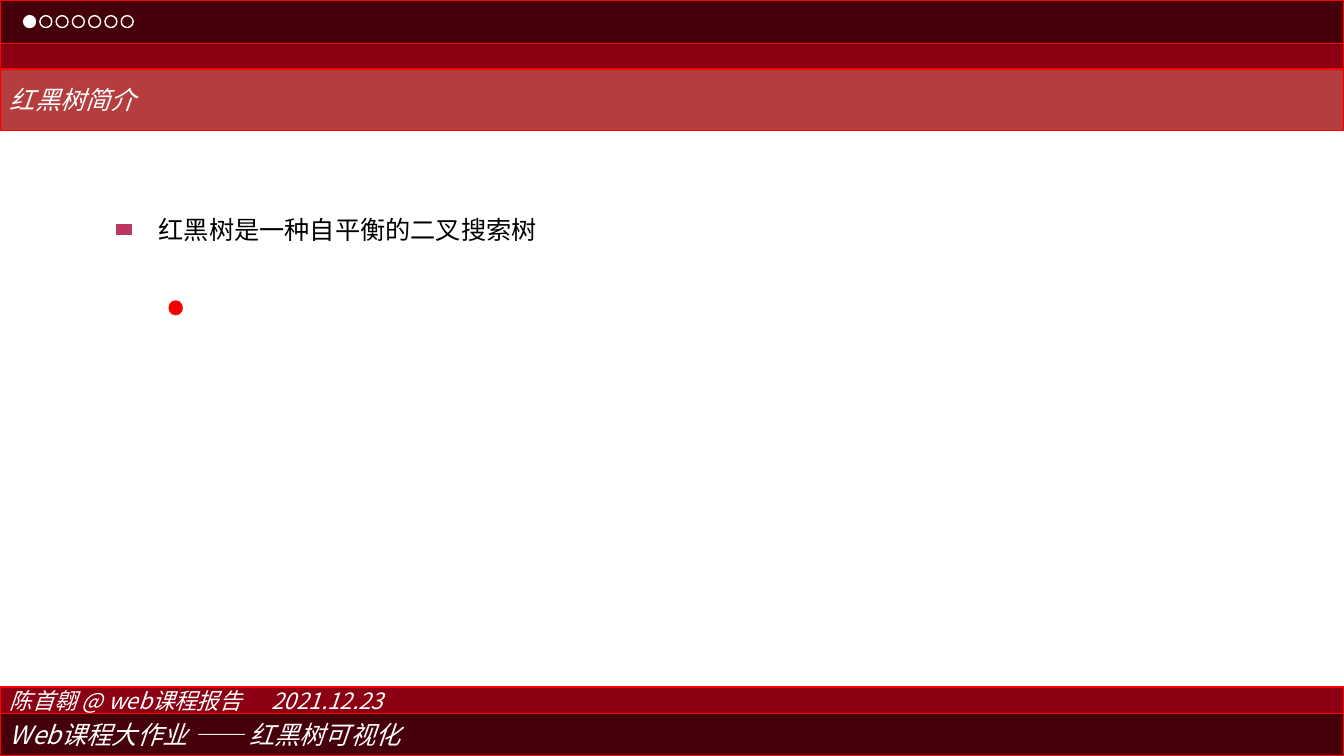
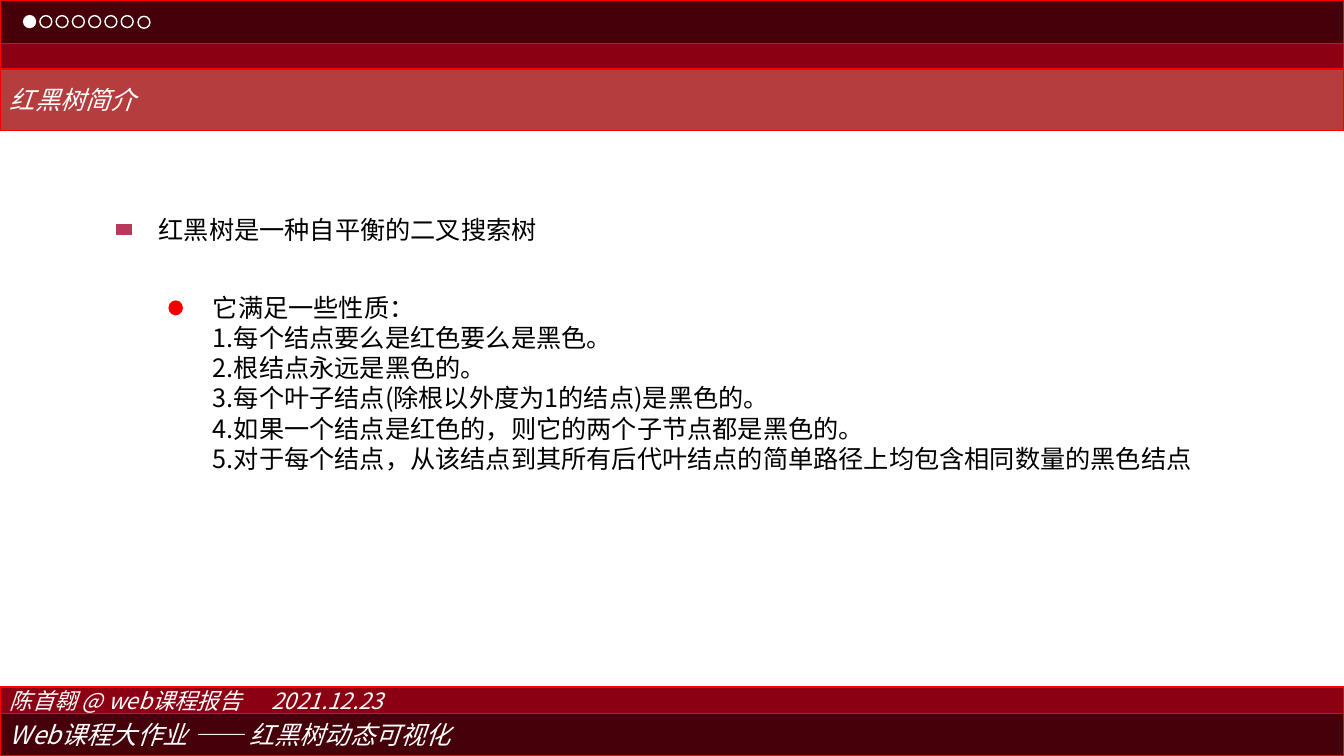
Before and after one commit to shouao/2019213892, a slide deck: slide 2 of 03/slide.pptx. Drawn at 1344x756 pixels with LibreOffice and Linux fonts; fonts in the diff are those of the drawing. Boxes give left, top, right and bottom in pixels: in the first picture for what was removed or moved away, otherwise in the second. Text is boxed around its words. In the diff, an @@ line names an element or a change of style, - is before the commit and + after.

```diff
--- a/03/slide.pptx
+++ b/03/slide.pptx
@@ ellipse added at (138, 16, 150, 28), fill #460009, outline #FFFFFF 1 pt @@
@@ text added at (213, 295, 1192, 471), 18 pt, text #000000 @@
+它满足一些性质：
+1.每个结点要么是红色要么是黑色。
+2.根结点永远是黑色的。
+3.每个叶子结点(除根以外度为1的结点)是黑色的。
+4.如果一个结点是红色的，则它的两个子节点都是黑色的。
+5.对于每个结点，从该结点到其所有后代叶结点的简单路径上均包含相同数量的黑色结点
@@ text in rectangle at (10, 722, 451, 746): text changed @@
-Web课程大作业 —— 红黑树可视化
+Web课程大作业 —— 红黑树动态可视化
```
Also in this commit, not shown: 2 other slides changed, 10 slides added, 2 other files.
